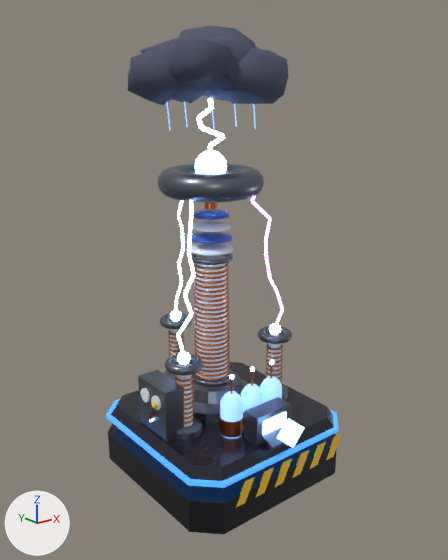
What one commit did to the FBX model mines20/tempest/TempestCoilMine_Roblox.fbx.
One viewpoint serves both versions: a 50 mm lens placed at (-19.9, -25.1, 20.1), pointed at (-0.2, -0.5, 10.3). Every picture has the same lights, and +X, +Y and +Z are marked at lower left. The older version comes first.

Before the edit, the objects in view are built like this:
```python
ob_black = bpy.data.objects.new('Black', me_base_slab_002)
ob_black.location = (0.0, 0.0, 0.0)
ob_blueglaze = bpy.data.objects.new('BlueGlaze', me_insulator_2_002)
ob_blueglaze.location = (0.0, 0.9, 12.32)
ob_chargedore = bpy.data.objects.new('ChargedOre', me_ore__drop_point__002)
ob_chargedore.location = (0.0, -5.6, 3.4)
ob_copper = bpy.data.objects.new('Copper', me_winding_1_002)
ob_copper.location = (0.0, 0.9, 4.3)
ob_hazardyellow = bpy.data.objects.new('HazardYellow', me_hazard_stripe_1_002)
ob_hazardyellow.location = (-2.7, -5.24, 0.9)
ob_steel = bpy.data.objects.new('Steel', me_tower_foot_002)
ob_steel.location = (0.0, 0.9, 3.34)
ob_stormmarble = bpy.data.objects.new('StormMarble', me_base_top_002)
ob_stormmarble.location = (0.0, 0.0, 2.25)
ob_violetarc = bpy.data.objects.new('VioletArc', me_arc_2_1_002)
ob_violetarc.location = (2.14, -0.23, 14.74)
ob_volttrim = bpy.data.objects.new('VoltTrim', me_base_trim_002)
ob_volttrim.location = (0.0, 0.0, 1.9)
# also in view: 'Ceramic' at (-0.6, 1.8, 8.1); 'Lightning' at (-0.6, 0.2, 11.2); 'JarGlass' at (0.0, -0.1, 11.0); 'StormCloud' at (-0.3, 1.0, 21.1)
```
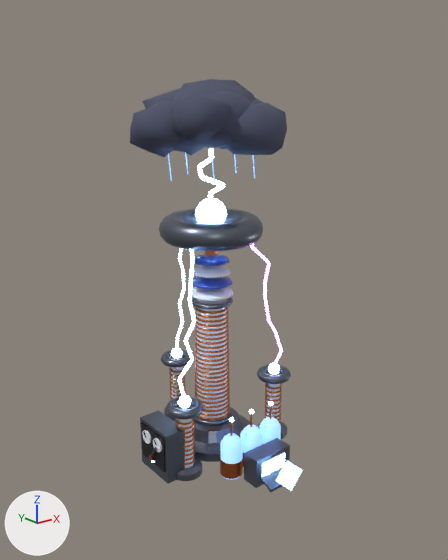
Changed parts and their boxes [x1, y1, x2, y2] in the pictures (448 x 560 px; the box of a moved part takes in the faces that stretch with it):
'Steel', moved: before [138, 164, 292, 450]; after [140, 209, 291, 492]
'StormCloud', moved: before [128, 26, 289, 106]; after [130, 79, 287, 157]
'Black', reshaped, moved: before [108, 423, 337, 534]; after [141, 422, 165, 473]
'StormMarble', deleted: before [111, 362, 334, 481]
'Copper', moved: before [147, 202, 283, 438]; after [148, 251, 282, 479]
'Ceramic', moved: before [141, 220, 281, 427]; after [142, 265, 280, 468]
'Lightning', moved: before [150, 98, 286, 435]; after [151, 148, 285, 477]
'JarGlass', moved: before [166, 101, 282, 439]; after [168, 152, 281, 480]
'VoltTrim', deleted: before [106, 399, 339, 488]
'HazardYellow', reshaped, moved (not visible afterwards): before [151, 402, 342, 508]
'ChargedOre', moved: before [277, 418, 305, 448]; after [275, 460, 303, 491]
'VioletArc', moved: before [250, 196, 284, 325]; after [250, 244, 283, 365]
part 1 of me_hazard_stripe_1_002, moved or reshaped (not visible afterwards): before [256, 468, 274, 497]
part 2 of me_hazard_stripe_1_002, moved or reshaped (not visible afterwards): before [275, 459, 292, 487]
part 3 of me_hazard_stripe_1_002, deleted: before [310, 442, 326, 469]
part 4 of me_hazard_stripe_1_002, deleted: before [326, 434, 342, 460]
part 5 of me_hazard_stripe_1_002, deleted: before [292, 450, 309, 478]
part 6 of me_base_slab_002, deleted: before [108, 423, 337, 534]

Patch to the scene script:
```diff
--- a/mines20/tempest/TempestCoilMine_Roblox.fbx.py
+++ b/mines20/tempest/TempestCoilMine_Roblox.fbx.py
@@ me_base_slab_002 @@
-me_base_slab_002.from_pydata(...)  # 40 vertices, 64 faces; spans x -5.25..5.25, y -5.25..5.25, z -1.0..1.0
+me_base_slab_002.from_pydata(...)  # 24 vertices, 36 faces; spans x -0.16..0.03, y -1.1..1.1, z -1.0..1.0
+# me_base_slab_002 part 6: 16 vertices removed from x -5.25..5.25, y -5.25..5.25, z -0.9..0.9
+# other edits to the shape of me_base_slab_002 do not show in these pictures
 me_base_slab_002.materials.append(mat_black)
@@ me_hazard_stripe_1_002 @@
-me_hazard_stripe_1_002.from_pydata(...)  # 60 vertices, 92 faces; spans x -2.31..7.1, y -0.03..4.83, z -0.6..3.72
+me_hazard_stripe_1_002.from_pydata(...)  # 42 vertices, 74 faces; spans x -0.6..0.6, y -0.14..0.14, z -0.6..0.6
+# me_hazard_stripe_1_002 part 1: the loose piece of 8 vertices spanning x 0.7..1.9, y -0.03..0.04, z -0.6..0.6 is moved by (-1.3, 0.0, 0.0)
+# me_hazard_stripe_1_002 part 2: the loose piece of 8 vertices spanning x 2.0..3.2, y -0.03..0.04, z -0.6..0.6 is moved by (-2.6, 0.0, 0.0)
+# me_hazard_stripe_1_002 part 3: the loose piece of 8 vertices spanning x 4.6..5.8, y -0.03..0.04, z -0.6..0.6 is deleted
+# me_hazard_stripe_1_002 part 4: the loose piece of 8 vertices spanning x 5.9..7.1, y -0.03..0.04, z -0.6..0.6 is deleted
+# me_hazard_stripe_1_002 part 5: the loose piece of 8 vertices spanning x 3.3..4.5, y -0.03..0.04, z -0.6..0.6 is deleted
+# other edits to the shape of me_hazard_stripe_1_002 do not show in these pictures
 me_hazard_stripe_1_002.materials.append(mat_hazard_yellow)
@@ ob_steel @@
 ob_steel = bpy.data.objects.new('Steel', me_tower_foot_002)
-ob_steel.location = (0.0, 0.9, 3.34)
+ob_steel.location = (0.0, 0.9, 0.84)
@@ ob_stormmarble @@
-ob_stormmarble = bpy.data.objects.new('StormMarble', me_base_top_002)
@@ ob_black @@
 ob_black = bpy.data.objects.new('Black', me_base_slab_002)
-ob_black.location = (0.0, 0.0, 0.0)
+ob_black.location = (-4.63, 0.1, 1.6)
@@ ob_chargedore @@
 ob_chargedore = bpy.data.objects.new('ChargedOre', me_ore__drop_point__002)
-ob_chargedore.location = (0.0, -5.6, 3.4)
+ob_chargedore.location = (0.0, -5.6, 0.9)
@@ ob_jarglass @@
 ob_jarglass = bpy.data.objects.new('JarGlass', me_rain_1_002)
-ob_jarglass.location = (2.29, 1.68, 18.7)
+ob_jarglass.location = (2.29, 1.68, 16.2)
@@ ob_volttrim @@
-ob_volttrim = bpy.data.objects.new('VoltTrim', me_base_trim_002)
@@ ob_lightning @@
 ob_lightning = bpy.data.objects.new('Lightning', me_top_orb_002)
-ob_lightning.location = (0.0, 0.9, 16.1)
+ob_lightning.location = (0.0, 0.9, 13.6)
@@ ob_violetarc @@
 ob_violetarc = bpy.data.objects.new('VioletArc', me_arc_2_1_002)
-ob_violetarc.location = (2.14, -0.23, 14.74)
+ob_violetarc.location = (2.14, -0.23, 12.24)
@@ ob_stormcloud @@
 ob_stormcloud = bpy.data.objects.new('StormCloud', me_cloud_puff_1_002)
-ob_stormcloud.location = (1.59, 0.91, 20.5)
+ob_stormcloud.location = (1.59, 0.91, 18.0)
@@ ob_copper @@
 ob_copper = bpy.data.objects.new('Copper', me_winding_1_002)
-ob_copper.location = (0.0, 0.9, 4.3)
+ob_copper.location = (0.0, 0.9, 1.8)
@@ ob_ceramic @@
 ob_ceramic = bpy.data.objects.new('Ceramic', me_coil_former_002)
-ob_ceramic.location = (0.0, 0.9, 7.55)
+ob_ceramic.location = (0.0, 0.9, 5.05)
@@ ob_hazardyellow @@
 ob_hazardyellow = bpy.data.objects.new('HazardYellow', me_hazard_stripe_1_002)
-ob_hazardyellow.location = (-2.7, -5.24, 0.9)
+ob_hazardyellow.location = (0.0, 0.0, 0.0)
```
